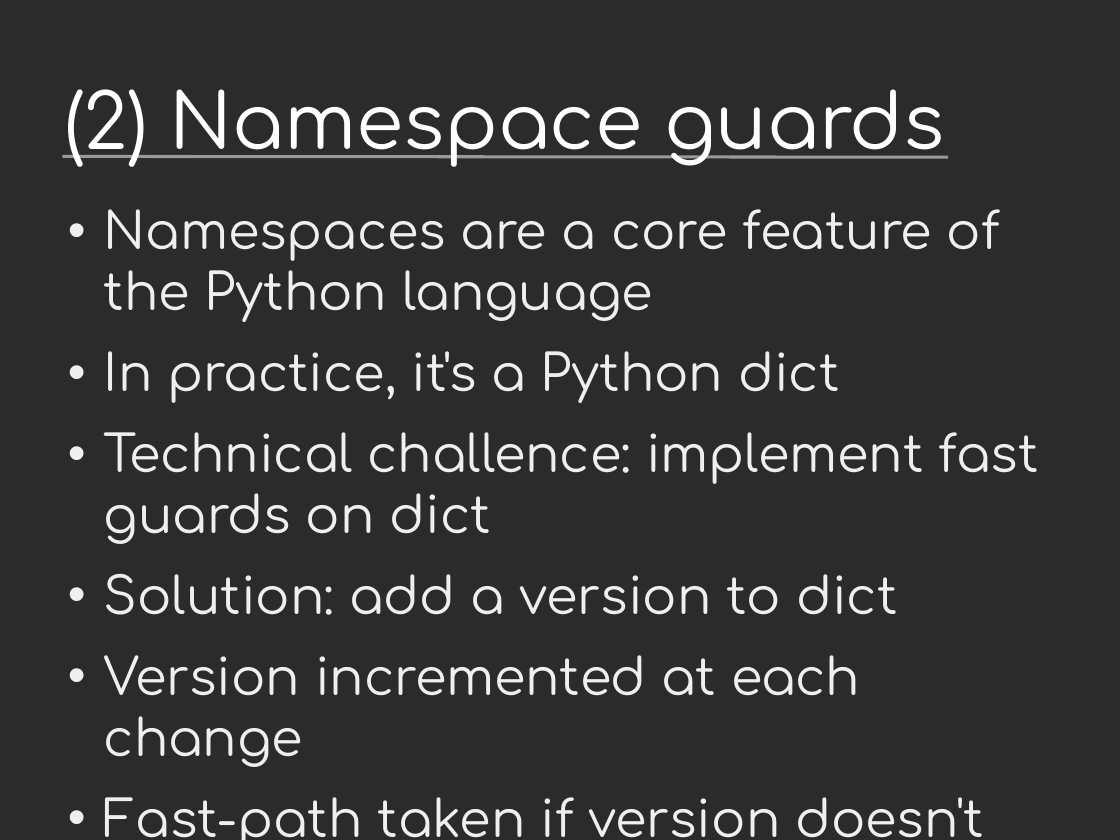
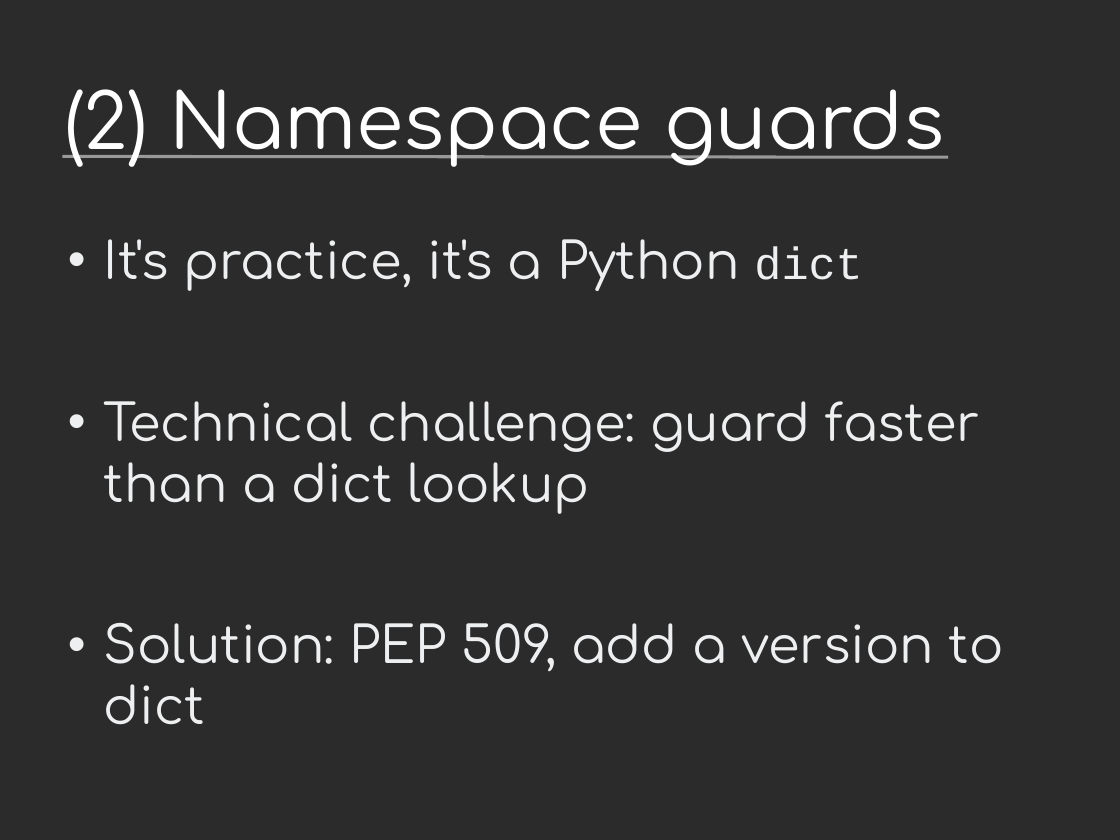
Before and after one commit to vstinner/talks, a slide deck: slide 14 of 2016-FOSDEM/fat_python.odp (slide 13 before the commit). Drawn at 1120x840 pixels with LibreOffice and Linux fonts; fonts in the diff are those of the drawing; background and template pictures are left out; a plain dark background stands for a picture behind light text. Boxes give left, top, right and bottom in pixels: in the first picture for what was removed or moved away, otherwise in the second. Text is boxed around its words. In the diff, an @@ line names an element or a change of style, - is before the commit and + after.

```diff
--- a/2016-FOSDEM/fat_python.odp
+++ b/2016-FOSDEM/fat_python.odp
@@ text at <box>104,239,1004,725</box>: text changed @@
-• Namespaces are a core feature of the Python language
-• In practice, it's a Python dict
-• Technical challence: implement fast guards on dict
-• Solution: add a version to dict
-• Version incremented at each change
-• Fast-path taken if version doesn't change
+• It's practice, it's a Python dict
+• Technical challenge: guard faster than a dict lookup
+• Solution: PEP 509, add a version to dict
```
Also in this commit, not shown: 28 other slides changed, 12 slides added, 6 slides removed, 1 other file.
